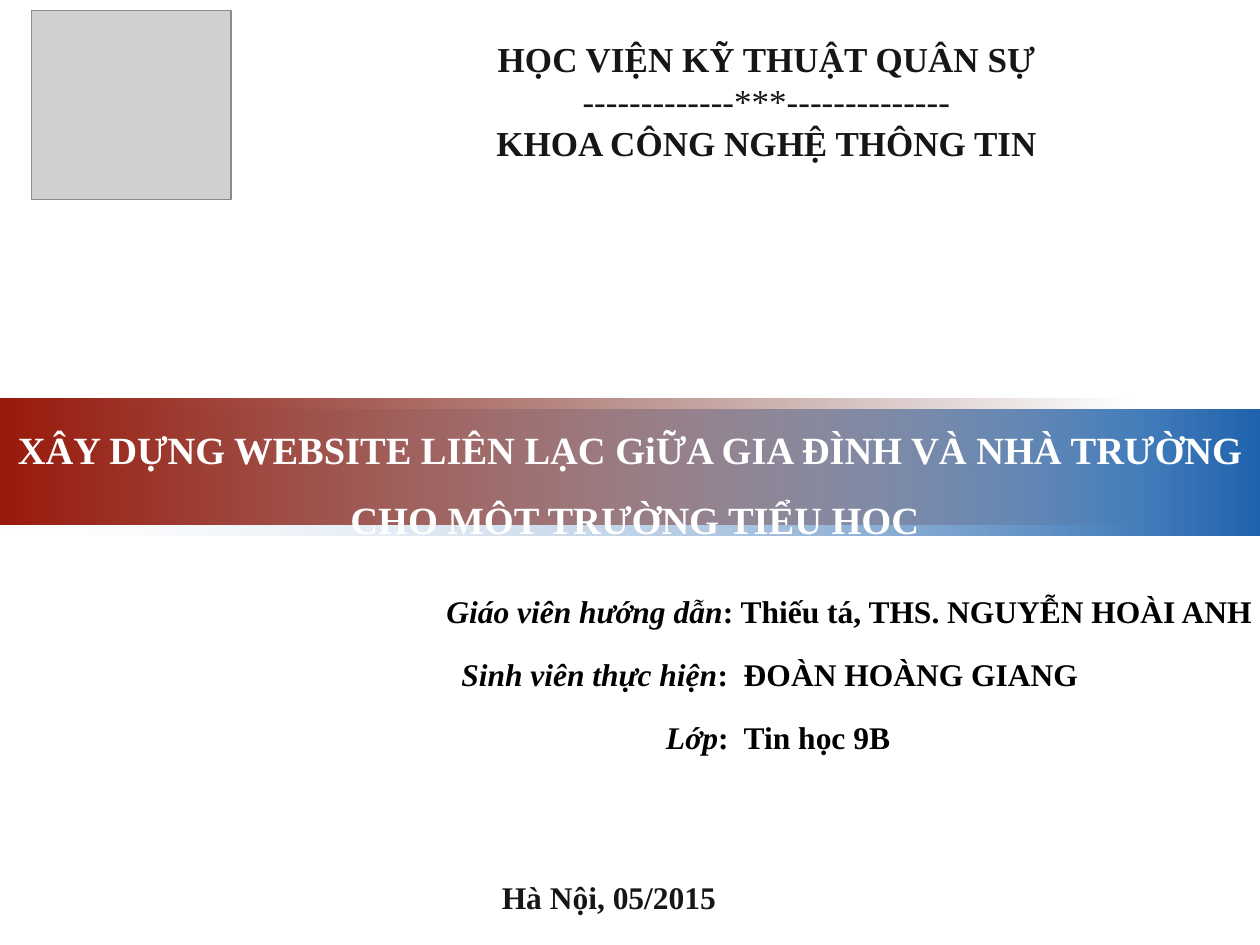
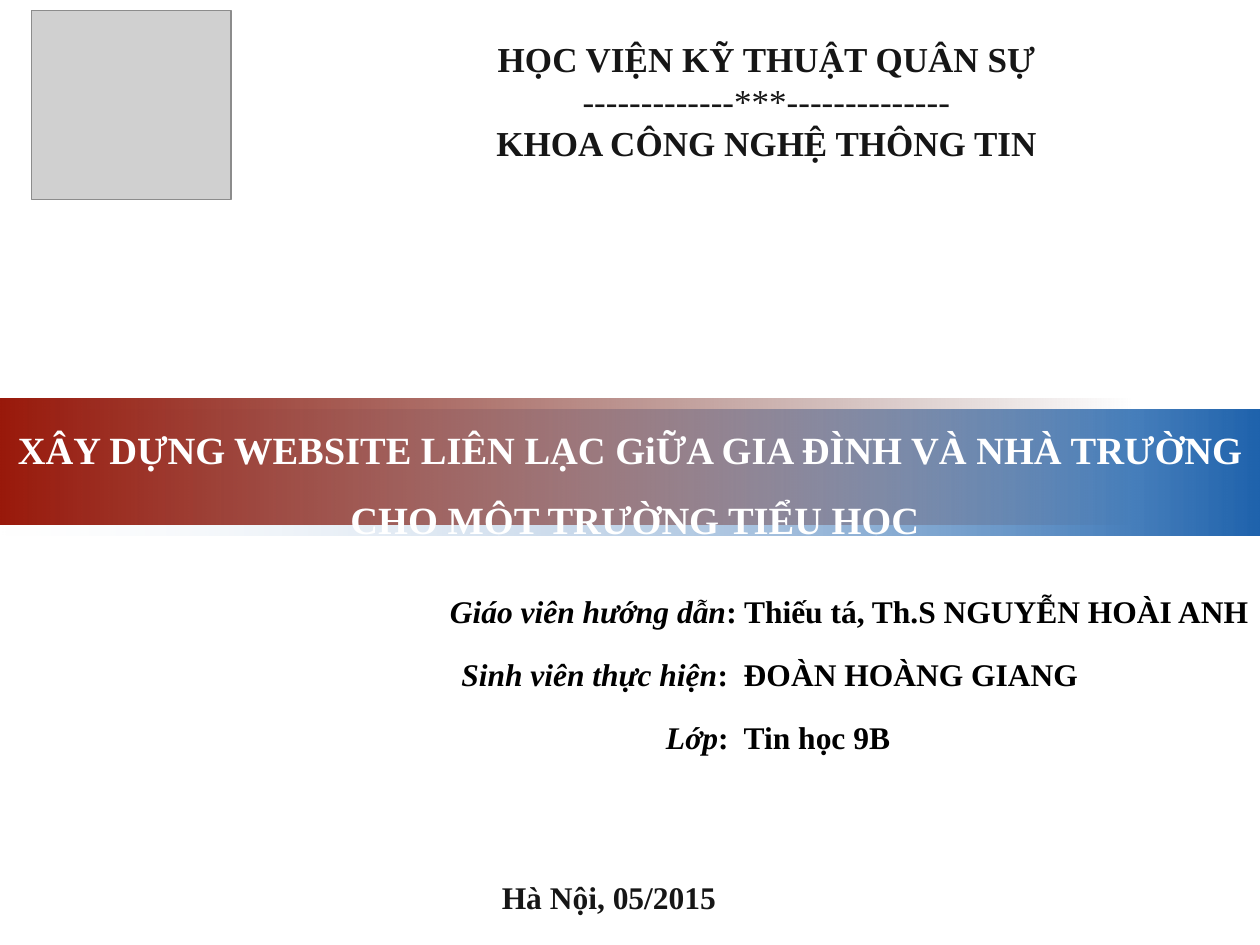
Before and after one commit to giangdoan164/Do_an, a slide deck: slide 1 of docs/Thuyết trình/Thuyết Trình.pptx. Drawn at 1260x945 pixels with LibreOffice and Linux fonts; fonts in the diff are those of the drawing; grey boxes stand for pictures; background and template pictures are left out. Boxes give left, top, right and bottom in pixels: in the first picture for what was removed or moved away, otherwise in the second. Text is boxed around its words. In the diff, an @@ line names an element or a change of style, - is before the commit and + after.

```diff
--- a/docs/Thuyết trình/Thuyết Trình.pptx
+++ b/docs/Thuyết trình/Thuyết Trình.pptx
@@ subtitle at box(450, 599, 1248, 630): text changed @@
-Giáo viên hướng dẫn: Thiếu tá, THS. NGUYỄN HOÀI ANH
+Giáo viên hướng dẫn: Thiếu tá, Th.S NGUYỄN HOÀI ANH
```
Also in this commit, not shown: 7 other slides changed, 1 slide added, 3 slides removed, 27 other files.
